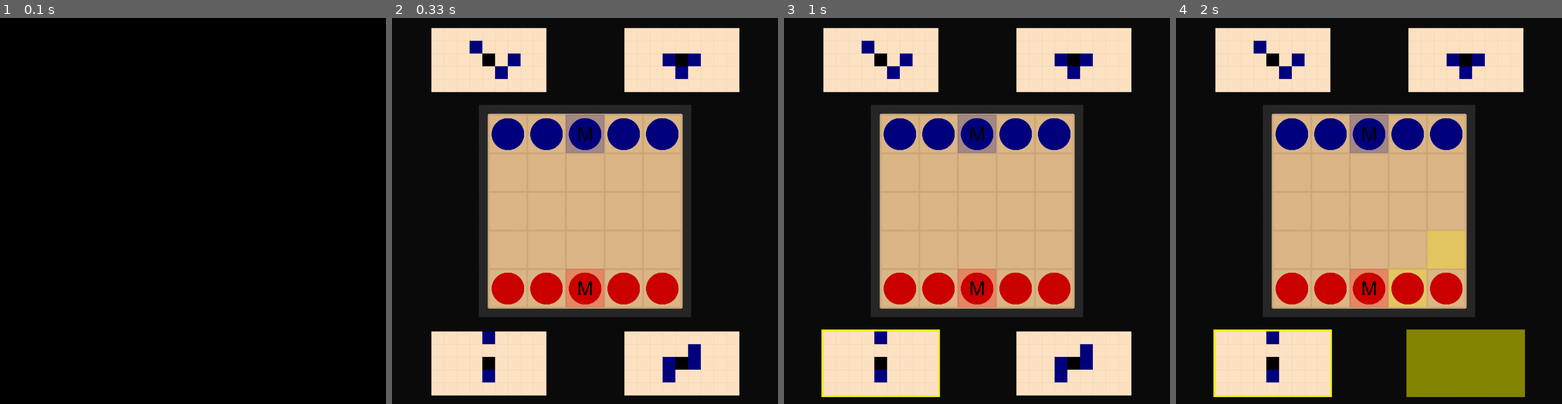
Above: before the commit, frames 1-4 (left to right).
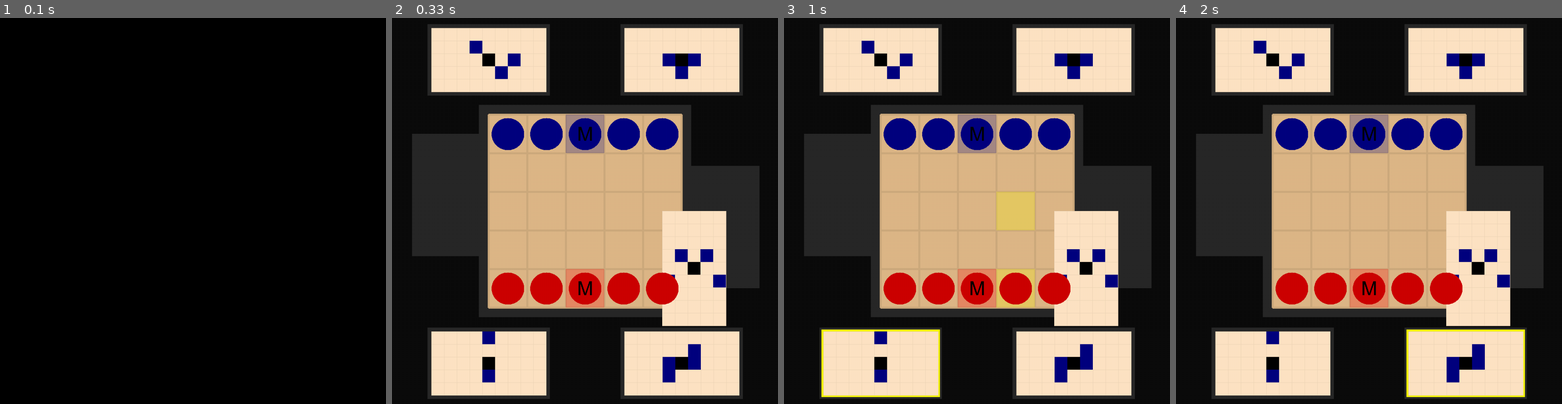
Above: after the commit, the same moments.

Repository: marioszap/onitamaEngine
Game: pygame game, started from pyGame.py
Same seed, same stepped clock (60 frames per second), same inputs: the game is played once before the commit and once after it.
Inputs (mouse positions are in pixels of both pictures, inside the frame that each line leads up to):
- Up to frame 1 (0.1 s): no input
- Up to frame 2 (0.33 s): no input
- Up to frame 3 (1 s): click (880, 361) at 0.43 s; click (1015, 295) at 0.8 s
- Up to frame 4 (2 s): move the mouse to (1511, 346) at 1.57 s; click (1511, 346) at 1.7 s

Frame 1 is identical in both runs. In frame 2, 17% of the frame differs, in the area x 5-96%, y 1-99%; in frame 3, 18%; in frame 4, 23%.

Commit message:
added drawing outOfGame card but coordinates need work still

Diff:
--- a/engine.py
+++ b/engine.py
@@ -2,6 +2,7 @@
 os.environ['PYGAME_HIDE_SUPPORT_PROMPT'] = "hide"
 import pygame
 import math
+import sys
 
 n = 5
 SCREEN_HEIGHT = 1000 #pygame.display.set_mode().get_size()[1] - 25
@@ -15,6 +16,7 @@
 bigOffset = SCREEN_HEIGHT // 40
 smallOffset = SCREEN_HEIGHT // 100
 squareClicked = [None] * 2
+screen = pygame.display.set_mode((SCREEN_WIDTH, SCREEN_HEIGHT))
 
 
 def drawTransparentRect(screen, color, stW, stH, sideX, sideY, alpha=64) -> None:
@@ -60,8 +62,6 @@
         """
         mousePosition = pygame.mouse.get_pos()
         clickArea = pygame.Rect(self.stPoint[0], self.stPoint[1], self.cardL, self.cardH)
-
-        #pygame.draw.rect(screen, "grey16", pygame.Rect(self.stPoint[0]-offset, self.stPoint[1]-offset, self.cardL+2*offset, self.cardH+2*offset))
 
         if self.active:
             cardHighlightColor = 'yellow'
@@ -137,15 +137,14 @@
         for card in self.cards:
             card.active = True
 
-
-    def giveCard(self, card: Card):
-        temp = card.cardL
-        card.cardL = card.cardH
-        card.cardH = temp
-
     def endTurn(self):
         for Card in self.cards:
             Card.active = False
+
+    def sendCard(self, card, cardOut):
+        idx = self.cards.index(card)
+        self.cards[idx] = cardOut
+        return card
 
 
 class GameState():
@@ -166,11 +165,34 @@
         self.stW = stW
         self.stH = stH
         self.players = [None] * 2
+        #self.cardOut =
         for i in range(len(self.players)):
             self.players[i] = Player(1-i, cardsInGame, f'p{i+1}')
-
-
-    def drawBoard(self, screen, offset) -> None:
+        self.firstPlayer = self.players[random.randint(0,1)]
+
+        for el in cardsInGame:
+            if self.firstPlayer.userView:
+                self.cardOut = Card(el, cardsInGame[el], [300, 500])
+            else:
+                self.cardOut = Card(el, cardsInGame[el], [700, 500])
+
+        temp = self.cardOut.cardL
+        self.cardOut.cardL = self.cardOut.cardH
+        self.cardOut.cardH = temp
+            #self.choosePlayerToPlayFirst(el, cardsInGame[el])
+
+
+    def drawFirstCardOut(self, cardName, cardMoves) -> None:
+        if self.firstPlayer.userView:
+            self.cardOut.draw(screen, None)
+
+        else:
+            self.cardOut.draw(screen, None)
+
+
+
+
+    def drawBoard(self, screen, offset=bigOffset, smallOffset=smallOffset) -> None:
         pygame.draw.rect(screen, "grey16", pygame.Rect(self.stW-offset, self.stH-offset, BOARD_HEIGHT+2*offset, BOARD_HEIGHT+2*offset))
         pygame.draw.rect(screen, "burlywood", self.clickArea)
         lineColor = 'burlywood3'
@@ -179,8 +201,12 @@
             pygame.draw.line(screen, lineColor, (self.stW, i*SQ_SIZE+self.stH), (BOARD_HEIGHT+self.stW, i*SQ_SIZE+self.stH), SQ_SIZE//20) #Horizontal
         drawTransparentRect(screen, "navy", (n//2)*SQ_SIZE+self.stW, 0*SQ_SIZE+self.stH, SQ_SIZE, SQ_SIZE)
         drawTransparentRect(screen, "red", (n//2)*SQ_SIZE+self.stW, (n-1)*SQ_SIZE+self.stH, SQ_SIZE, SQ_SIZE)
-        #pygame.draw.rect(screen, "grey16", pygame.Rect(self.stPoint[0]-offset, self.stPoint[1]-offset, self.cardL+2*offset, self.cardH+2*offset))
-
+        for player in self.players:
+            for card in player.cards:
+                pygame.draw.rect(screen, "grey16", pygame.Rect(card.stPoint[0]-smallOffset, card.stPoint[1]-smallOffset, card.cardL+2*smallOffset, card.cardH+2*smallOffset))
+        pygame.draw.rect(screen, "grey16", pygame.Rect((self.stW-card.cardH+2*smallOffset)/2, self.stW + SQ_SIZE/2, card.cardH+2*smallOffset, card.cardL+2*smallOffset))
+        pygame.draw.rect(screen, "grey16", pygame.Rect((self.stW-card.cardH+2*smallOffset)/2 + BOARD_WIDTH + 2*offset + card.cardH, self.stW + BOARD_HEIGHT - SQ_SIZE/2 - 2*smallOffset
+                                                        - card.cardL, card.cardH+2*smallOffset, card.cardL+2*smallOffset))
 
     def highlightSquares(self, screen, card, player) -> None:
         mousePosition = pygame.mouse.get_pos()
--- a/pyGame.py
+++ b/pyGame.py
@@ -5,7 +5,7 @@
 from engine import *
 import random
 
-MAX_FPS = 8
+MAX_FPS = 10
 IMAGES = {}
 movesToPlay =[]
 
@@ -46,7 +46,6 @@
 def engine() -> None:
     pygame.init()
     pygame.display.set_caption('Onitama engine')
-    screen = pygame.display.set_mode((SCREEN_WIDTH, SCREEN_HEIGHT))
     clock = pygame.time.Clock()
     screen.fill(pygame.Color("white"))
 
@@ -64,7 +63,8 @@
                 running = False
 
         drawBackground(screen)
-        game.drawBoard(screen, bigOffset)
+        game.drawBoard(screen)
+        game.drawFirstCardOut(game.cardOut.name, game.cardOut.moves)
 
         for player in game.players:
             #player = players[1]
